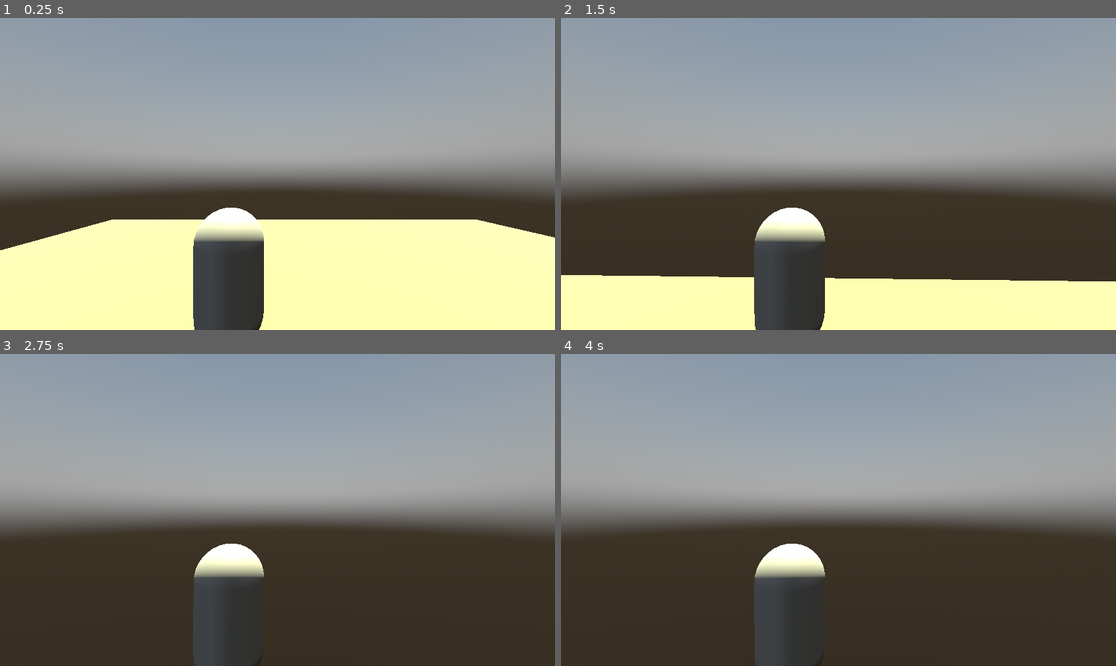
Above: before the commit, frames 1-4 (two rows, left to right).
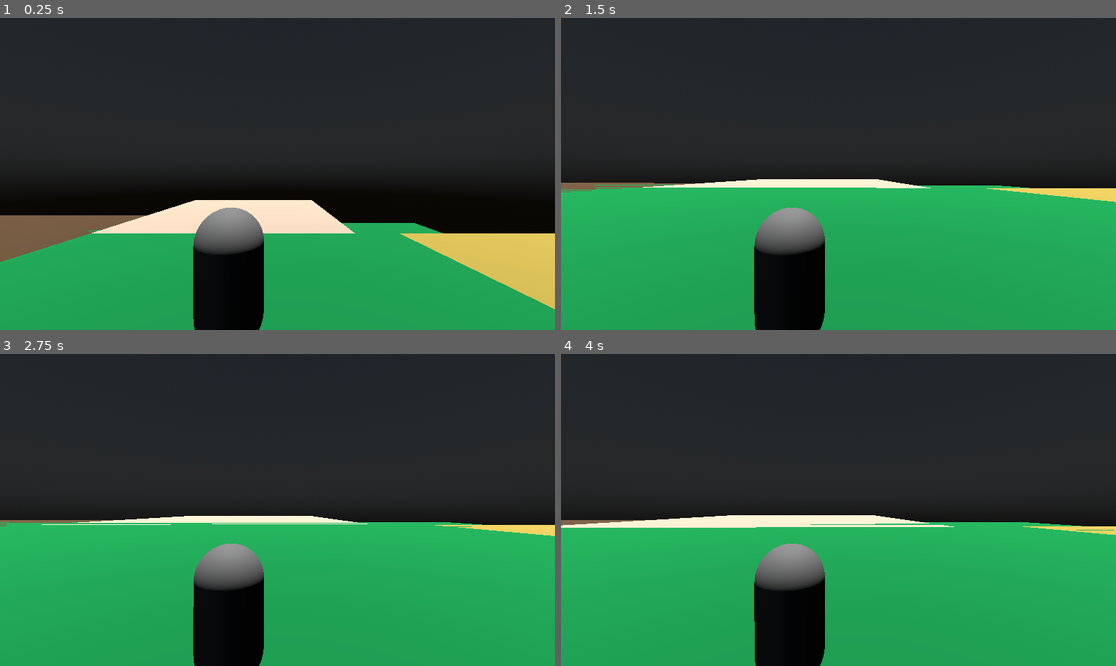
Above: after the commit, the same moments.

Repository: drthgz/learning-3D
Game: Godot game, scene res://Scenes/world.tscn
Two runs of this game, one before a commit and one after it. Both use one fixed random seed, a clock stepped at 60 frames per second and the inputs below. Before the commit the project starts from res://Scenes/village.tscn.
Inputs (mouse positions are in pixels of both pictures, inside the frame that each line leads up to):
- Up to frame 1 (0.25 s): no input
- Up to frame 2 (1.5 s): move the mouse to (866, 174) at 0.52 s; hold W (move_up) from 0.53 s (still down); tap Space (jump) at 0.77 s; move the mouse to (810, 174) at 1.27 s
- Up to frame 3 (2.75 s): keep holding W (move_up); tap Space (jump) at 1.52 s; move the mouse to (288, 503) at 2.02 s
- Up to frame 4 (4 s): keep holding W (move_up); move the mouse to (832, 516) at 2.77 s; tap Space (jump) at 3.02, 3.77 s; move the mouse to (877, 513) at 3.52 s

The runs differ from the first frame. In frame 1, 100% of the frame differs, in the area x 0-100%, y 0-100%; in frame 2, 100%; in frame 3, 100%; in frame 4, 100%.

Commit message:
multiple overlapping area terrain generated

Diff:
--- /dev/null
+++ b/Scenes/house.tscn
@@ -0,0 +1,3 @@
+[gd_scene format=3 uid="uid://bgfps71v1f503"]
+
+[node name="Node3D" type="Node3D"]
--- a/Scenes/village.tscn
+++ b/Scenes/village.tscn
@@ -25,7 +25,6 @@
 
 [node name="village" type="Node3D"]
 script = ExtResource("1_tmqdu")
-initial_terrain_type = "desert"
 
 [node name="Terrain" type="StaticBody3D" parent="."]
 script = ExtResource("1_ofn1o")
--- /dev/null
+++ b/Scenes/world.tscn
@@ -0,0 +1,56 @@
+[gd_scene load_steps=11 format=3 uid="uid://de7mdtkmg0y0b"]
+
+[ext_resource type="PackedScene" uid="uid://c0e3eodrs2lg" path="res://Scenes/Player.tscn" id="1_a02cp"]
+[ext_resource type="Script" uid="uid://dkilor2rvyw0x" path="res://Scripts/world_manager.gd" id="1_go701"]
+
+[sub_resource type="BoxShape3D" id="BoxShape3D_yp4wr"]
+
+[sub_resource type="BoxShape3D" id="BoxShape3D_a02cp"]
+
+[sub_resource type="BoxShape3D" id="BoxShape3D_go701"]
+
+[sub_resource type="BoxShape3D" id="BoxShape3D_5a7ea"]
+
+[sub_resource type="PhysicalSkyMaterial" id="PhysicalSkyMaterial_8j60k"]
+
+[sub_resource type="Sky" id="Sky_fo5ed"]
+sky_material = SubResource("PhysicalSkyMaterial_8j60k")
+
+[sub_resource type="Environment" id="Environment_5ukr8"]
+background_mode = 2
+sky = SubResource("Sky_fo5ed")
+
+[sub_resource type="CameraAttributesPractical" id="CameraAttributesPractical_o06y3"]
+
+[node name="World" type="Node3D"]
+script = ExtResource("1_go701")
+
+[node name="CenterTerrain" type="StaticBody3D" parent="."]
+
+[node name="CollisionShape3D" type="CollisionShape3D" parent="CenterTerrain"]
+shape = SubResource("BoxShape3D_yp4wr")
+
+[node name="EastTerrain" type="StaticBody3D" parent="."]
+
+[node name="CollisionShape3D" type="CollisionShape3D" parent="EastTerrain"]
+shape = SubResource("BoxShape3D_a02cp")
+
+[node name="WestTerrain" type="StaticBody3D" parent="."]
+
+[node name="CollisionShape3D" type="CollisionShape3D" parent="WestTerrain"]
+shape = SubResource("BoxShape3D_go701")
+
+[node name="NorthTerrain" type="StaticBody3D" parent="."]
+
+[node name="CollisionShape3D" type="CollisionShape3D" parent="NorthTerrain"]
+shape = SubResource("BoxShape3D_5a7ea")
+
+[node name="Player" parent="." instance=ExtResource("1_a02cp")]
+transform = Transform3D(1, 0, 0, 0, 1, 0, 0, 0, 1, 11.684, 12.2502, 2.9208)
+
+[node name="WorldEnvironment" type="WorldEnvironment" parent="."]
+environment = SubResource("Environment_5ukr8")
+camera_attributes = SubResource("CameraAttributesPractical_o06y3")
+
+[node name="DirectionalLight3D" type="DirectionalLight3D" parent="."]
+transform = Transform3D(1, 0, 0, 0, -4.37114e-08, 1, 0, -1, -4.37114e-08, 0.00277424, 8.72651, 0.0247993)
--- a/Scripts/imported_village.gd
+++ b/Scripts/imported_village.gd
@@ -9,9 +9,9 @@
 	## Change terrain and get reference to new terrain
 	#var new_terrain = await LevelManager.change_terrain(self, "grass")
 	#
-	## Position player safely above terrain
-	#var safe_height = new_terrain.get_node("CollisionShape3D").shape.size.y/2 + 1.0
-	#player.global_position = Vector3(0, safe_height, 0)
-	#
-	## Ensure camera updates
-	#player.update_camera_position()
+	### Position player safely above terrain
+	##var safe_height = new_terrain.get_node("CollisionShape3D").shape.size.y/2 + 1.0
+	##player.global_position = Vector3(0, safe_height, 0)
+	##
+	### Ensure camera updates
+	##player.update_camera_position()
--- a/Scripts/level_manager.gd
+++ b/Scripts/level_manager.gd
@@ -3,27 +3,31 @@
 var terrain_types = {
 	"grass": {
 		"color": Color(0,0.6,0.29),
-		"size": Vector2(12,30),
-		"texture": "res://Assets/grass_texture.png"  # Add later
+		"size": Vector2(100,100),
+		"texture": "res://Assets/placeHolderImages/grass.jpg"
 	},
 	"desert": {
 		"color": Color(0.8,0.7,0.3),
-		"size": Vector2(20,20),
-		"texture": "res://Assets/sand_texture.png"
+		"size": Vector2(80,80),
+		"texture": "res://assets/sand.png",
+		"heightmap": "res://assets/desert_height.png"
 	},
-	"forest": {
-		"color": Color(0.1,0.4,0.2),
-		"size": Vector2(15,15),
-		"texture": "res://Assets/forest_texture.png"
+	"mountains": {
+		"color": Color(0.4,0.3,0.2),
+		"size": Vector2(120,120),
+		"texture": "res://assets/rock.png",
+		"heightmap": "res://assets/Heightmap.png",
+		"height_scale": 50.0
 	},
-	"snow": {
-		"color": Color(0.9,0.9,1.0),
-		"size": Vector2(25,25),
-		"texture": "res://Assets/snow_texture.png"
+	"village": {
+		"color": Color(0.9,0.8,0.7),
+		"size": Vector2(60,60),
+		"texture": "res://assets/village_ground.png",
+		"buildings": true
 	}
 }
 
-func generate_terrain(parent_node: Node3D, type: String) -> StaticBody3D:
+func generate_terrain(type: String) -> StaticBody3D:
 	var config = terrain_types[type]
 
 	var terrain = StaticBody3D.new()
@@ -33,12 +37,15 @@
 	var mesh = PlaneMesh.new()
 	mesh.size = config["size"]
 
+	var textureImg = load(config["texture"])
+	print(textureImg)
 	var mesh_instance = MeshInstance3D.new()
-	mesh_instance.name = "TerrainMesh"  # Unique name
+	mesh_instance.name = "TerrainMesh"
 	mesh_instance.mesh = mesh
 
 	var material = StandardMaterial3D.new()
 	material.albedo_color = config["color"]
+	material.albedo_texture = textureImg
 	mesh_instance.material_override = material
 
 	# Collision setup
@@ -54,7 +61,6 @@
 	# Set ownership
 	mesh_instance.owner = terrain
 	collision.owner = terrain
-	terrain.owner = parent_node
 
 	return terrain
 
@@ -66,7 +72,7 @@
 			await child.tree_exited #Wait for full removal
 
 	# Add new terrain
-	var new_terrain = generate_terrain(parent_node, type)
+	var new_terrain = generate_terrain(type)
 	parent_node.add_child(new_terrain)
 	new_terrain.owner = parent_node
 	parent_node.move_child(new_terrain, 0) #This is to ensure its at the bottom of the scene tree
--- a/Scripts/village.gd
+++ b/Scripts/village.gd
@@ -2,11 +2,12 @@
 
 @export var initial_terrain_type = "grass"
 @onready var terrain_node = $Terrain  # Reference to existing terrain
-
 func _ready() -> void:
 	# Wait one frame to ensure everything loads
 	await get_tree().process_frame
 	update_terrain(initial_terrain_type)
+	# Call this anywhere to change terrain:
+	LevelManager.change_terrain(terrain_node,"grass")
 
 func update_terrain(type: String):
 	var mesh_instance = terrain_node.get_node_or_null("MeshInstance3D")
--- /dev/null
+++ b/Scripts/world_manager.gd
@@ -0,0 +1,118 @@
+extends Node3D
+
+@onready var center_terrain = $CenterTerrain
+@onready var east_terrain = $EastTerrain
+@onready var west_terrain = $WestTerrain
+@onready var north_terrain = $NorthTerrain
+
+
+# Called when the node enters the scene tree for the first time.
+func _ready() -> void:
+	setup_world()
+
+func setup_world():
+	print("=== Starting world setup ===")
+
+	#Center grass plain
+	print("Creating center terrain...")
+	update_terrain(center_terrain, "grass")
+	center_terrain.position = Vector3.ZERO
+
+	# East Desert
+	update_terrain(east_terrain, "desert")
+	east_terrain.position = Vector3(80,0,0)
+
+	# West Desert
+	update_terrain(west_terrain, "mountains")
+	west_terrain.position = Vector3(-90,0,0)
+
+	# North Desert
+	update_terrain(north_terrain, "village")
+	north_terrain.position = Vector3(0,0,-70)
+	spawn_village_buildings(north_terrain)
+	print("=== World setup complete ===")
+
+func update_terrain(terrain_node: StaticBody3D, type:String):
+	# Get or create MeshInstance3D
+	var mesh_instance = terrain_node.get_node_or_null("MeshInstance3D")
+	if not mesh_instance:
+		mesh_instance = MeshInstance3D.new()
+		mesh_instance.name = "MeshInstance3D"
+		terrain_node.add_child(mesh_instance)
+		mesh_instance.owner = terrain_node
+
+	#Update terrain properties
+	var config = LevelManager.terrain_types[type]
+
+	#Configure mesh
+	var mesh = PlaneMesh.new()
+	mesh.size = config["size"]
+	mesh_instance.mesh = mesh
+
+	#Configure material
+	var material = StandardMaterial3D.new()
+	material.albedo_color = config["color"]
+	mesh_instance.material_override = material
+
+	#Configure collision
+	var collision = terrain_node.get_node("CollisionShape3D")
+	collision.shape.size = Vector3(config["size"].x, 1.0, config["size"].y)
+	collision.position = Vector3(0,-0.5,0)
+
+	#Make terrain visibile in editior
+	terrain_node.set_meta("_edit_lock_", true)
+
+
+func spawn_village_buildings(parent: Node3D):
+	# Basic house spawning
+	for i in range(5):
+		var house = preload("res://Scenes/house.tscn").instantiate()
+		house.position = Vector3(randf_range(-20,20), 0, randf_range(-20,20))
+		parent.add_child(house)
+
+# Called every frame. 'delta' is the elapsed time since the previous frame.
+func _process(delta: float) -> void:
+	var player_pos = $Player.global_transform.origin
+
+	# Smooth biome transitions
+	if player_pos.x > 60:
+		var terrain_a = east_terrain.get_node_or_null("MeshInstance3D")
+		var terrain_b = center_terrain.get_node_or_null("MeshInstance3D")
+		if terrain_a and terrain_b and terrain_a.material_override and terrain_b.material_override:
+			lerp_terrain_properties(east_terrain, center_terrain, inverse_lerp(60.0, 80.0, player_pos.x))
+	elif player_pos.x < -60:
+		var terrain_a = west_terrain.get_node_or_null("MeshInstance3D")
+		var terrain_b = center_terrain.get_node_or_null("MeshInstance3D")
+		if terrain_a and terrain_b and terrain_a.material_override and terrain_b.material_override:
+			lerp_terrain_properties(west_terrain, center_terrain, inverse_lerp(-60.0, -80.0, player_pos.x))
+	elif player_pos.z < -50:
+		var terrain_a = north_terrain.get_node_or_null("MeshInstance3D")
+		var terrain_b = center_terrain.get_node_or_null("MeshInstance3D")
+		if terrain_a and terrain_b and terrain_a.material_override and terrain_b.material_override:
+			lerp_terrain_properties(north_terrain, center_terrain, inverse_lerp(-50.0, -70.0, player_pos.z))
+
+
+# Function requires terrain nodes, not just MeshInstances passed
+func lerp_terrain_properties(terrain_node_a: StaticBody3D, terrain_node_b: StaticBody3D, weight: float):
+	var mesh_a = terrain_node_a.get_node_or_null("MeshInstance3D")
+	var mesh_b = terrain_node_b.get_node_or_null("MeshInstance3D")
+
+	if not mesh_a or not mesh_b:
+		printerr("Missing MeshInstance in lerp_terrain_properties for ", terrain_node_a.name, " or ", terrain_node_b.name)
+		return
+
+	var mat_a = mesh_a.get_material_override()
+	var mat_b = mesh_b.get_material_override()
+
+	if not mat_a or not mat_b:
+		printerr("Missing material_override in lerp_terrain_properties for ", terrain_node_a.name, " or ", terrain_node_b.name)
+		# You might want to assign a default material here if one is missing, or just return
+		return
+
+	if not mat_a is StandardMaterial3D or not mat_b is StandardMaterial3D:
+		printerr("Materials are not StandardMaterial3D in lerp_terrain_properties")
+		return
+
+	var blended_mat = mat_b.duplicate()
+	blended_mat.albedo_color = lerp(mat_a.albedo_color, mat_b.albedo_color, clamp(weight, 0.0, 1.0))
+	mesh_b.material_override = blended_mat
--- a/project.godot
+++ b/project.godot
@@ -11,7 +11,7 @@
 [application]
 
 config/name="learning-3D"
-run/main_scene="uid://ur038e0ytv2e"
+run/main_scene="uid://de7mdtkmg0y0b"
 config/features=PackedStringArray("4.4", "Forward Plus")
 config/icon="res://Assets/icon.svg"
 
Binary file added: Assets/placeHolderImages/Heightmap.png
Not shown, added: Assets/placeHolderImages/Heightmap.png.import
Not shown, added: Assets/placeHolderImages/grass.jpg.import
Not shown, added: Scripts/world_manager.gd.uid
